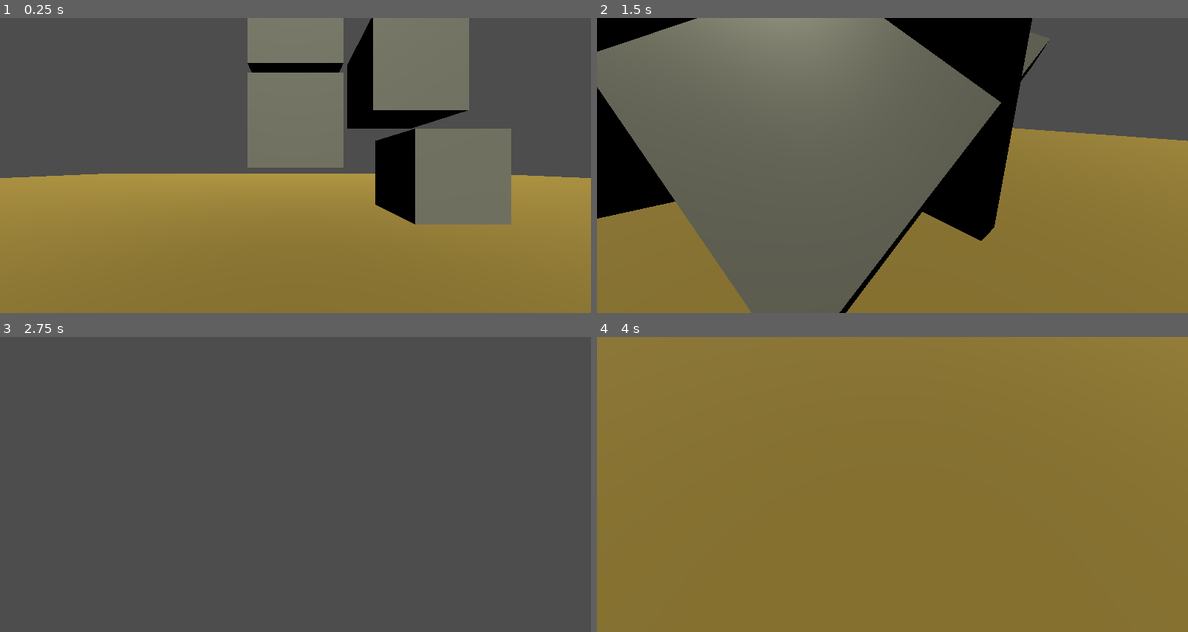
Above: before the commit, frames 1-4 (two rows, left to right).
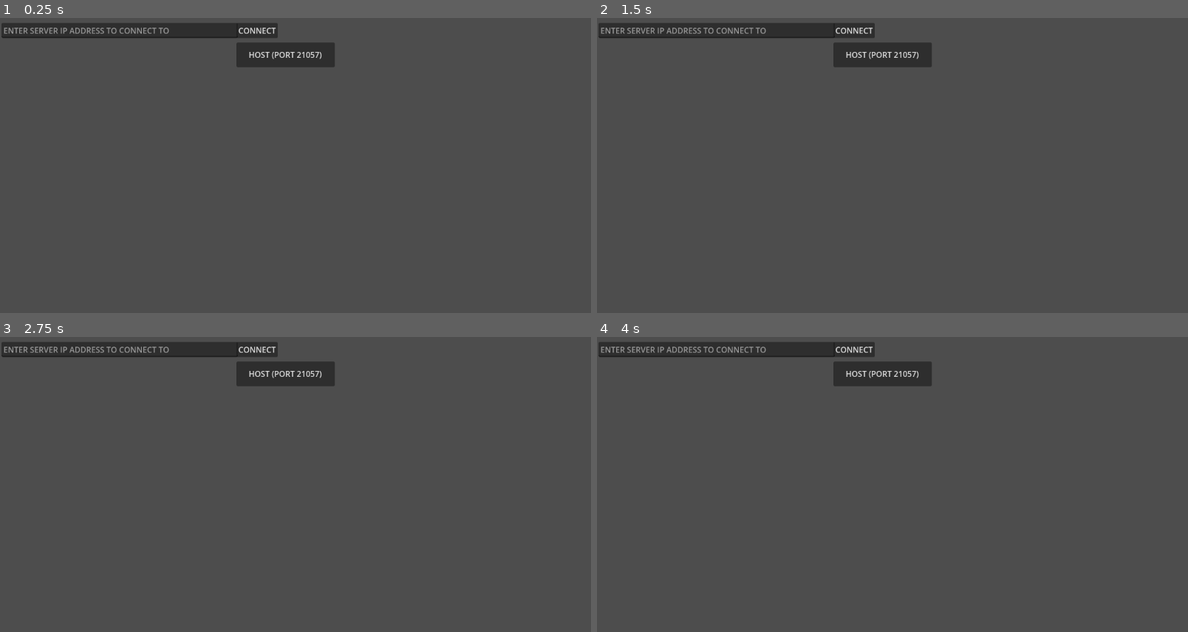
Above: after the commit, the same moments.

Repository: extract/over-fort-2
Game: Godot game, scene res://scenes/menu/menu.tscn
Same seed, same stepped clock (60 frames per second), same inputs: the game is played once before the commit and once after it. Before the commit the project starts from res://scenes/maps/local_test/local_test_map.tscn.
Inputs (mouse positions are in pixels of both pictures, inside the frame that each line leads up to):
- Up to frame 1 (0.25 s): no input
- Up to frame 2 (1.5 s): move the mouse to (1022, 150) at 0.52 s; hold D (right) 0.53-1.28 s; tap E (e) at 0.6, 1.35 s; tap Space (jump) at 0.77 s; move the mouse to (774, 180) at 1.27 s; hold S (backward) from 1.28 s (still down)
- Up to frame 3 (2.75 s): tap Space (jump) at 1.52 s; move the mouse to (354, 419) at 2.02 s; release S (backward) at 2.03 s; hold D (right) from 2.03 s (still down); right-click (354, 419) at 2.1 s; tap E (e) at 2.3 s
- Up to frame 4 (4 s): move the mouse to (862, 543) at 2.77 s; release D (right) at 2.78 s; hold W (forward) 2.78-3.53 s; tap E (e) at 2.85, 3.6 s; tap Space (jump) at 3.02, 3.77 s; move the mouse to (1069, 528) at 3.52 s; hold A (left) from 3.53 s (still down)

The runs differ from the first frame. In frame 1, 68% of the frame differs, in the area x 0-100%, y 0-100%; in frame 2, 62%; in frame 3, 3.4%; in frame 4, 100%.
Error after the commit: Parse Error: Variable "mouse_sensitivity" has the same name as a previously declared variable. (res://scenes/player/player.gd:17)

Commit message:
update authority further

Diff:
--- a/project.godot
+++ b/project.godot
@@ -11,7 +11,7 @@
 [application]
 
 config/name="OverFort2"
-run/main_scene="uid://dqhhnv08q6fe6"
+run/main_scene="uid://cho0rrlnqk2wt"
 config/features=PackedStringArray("4.5", "Forward Plus")
 config/icon="res://icon.svg"
 
--- a/scenes/game/Game.tscn
+++ b/scenes/game/Game.tscn
@@ -6,3 +6,9 @@
 [node name="Game" type="Node3D"]
 script = ExtResource("1_klkup")
 defaultPlayerScene = ExtResource("2_m44fu")
+
+[node name="Network" type="Node3D" parent="."]
+
+[node name="MultiplayerSpawner" type="MultiplayerSpawner" parent="."]
+_spawnable_scenes = PackedStringArray("uid://dn6ln2qk6dbtr")
+spawn_path = NodePath("../Network")
--- a/scenes/game/game.gd
+++ b/scenes/game/game.gd
@@ -4,6 +4,7 @@
 @export var defaultPlayerScene : PackedScene
 var players = {}
 var heroPlayers = {}
+var mapInstance;
 
 func set_map(packedScene_):
 	packedScene = packedScene_
@@ -11,26 +12,49 @@
 func set_players(players_):
 	players = players_
 
+func create_players(players_):
+	#$MultiplayerSpawner.spawn_function = spawn_player
+	for idx in players:
+		var hero = spawn_player(idx)
+		hero._activate_camera.rpc_id(idx)
+
+func spawn_player(idx) -> Node:
+	#var heroName = players[idx].get("hero")
+	var hero = null
+	#if heroName == "default":
+	hero = defaultPlayerScene.instantiate()
+	hero.name = "player_" + str(idx)
+	hero.set_multiplayer_authority(idx)
+	$Network.add_child(hero)
+
+	heroPlayers[idx] = hero
+	return hero
+
 func _ready():
 	# Preconfigure game.
 	print_debug("ready")
-	var mapInstance = packedScene.instantiate()
+	mapInstance = packedScene.instantiate()
 	get_node("/root/Game").add_child(mapInstance)
+
+
 	get_node("/root/Menu/MultiplayerSetup").player_loaded.rpc_id(1) # Tell the server that this peer has loaded.
 
-	mapInstance.consume_next_spawn_point()
-	for idx in players:
-		var heroName = players[idx].get("hero")
-		var hero = null
-		if heroName == "default":
-			hero = defaultPlayerScene.instantiate()
-		heroPlayers.set(players[idx], hero)
-	#for idx in heroPlayers:
-		#heroPlayers.get(idx).global_transform.origin = mapInstance.consume_next_spawn_point().get_global_position()
-
+	print("_ready...")
 
 # Called only on the server.
 func start_game():
 	print_debug("start_game")
+	var i = 0
+	create_players(players)
+	for idx in players:
+		var hero = heroPlayers[idx]
+		var spawnPoint = mapInstance.quick_func_thing(i).get_global_position()
+		hero._set_spawn_point.rpc(spawnPoint)
+		hero._set_global_position.rpc(spawnPoint)
+		#hero._set_my_id.rpc(idx)
+
+		#hero._activate_camera.rpc_id(idx)
+		i += 1
+
 	pass
 	# All peers are ready to receive RPCs in this scene.
--- a/scenes/maps/test_map/test_map.gd
+++ b/scenes/maps/test_map/test_map.gd
@@ -1,7 +1,15 @@
 extends Node
 
+@export var SpawnList : Array[Node3D]
+
+
+func quick_func_thing(idx) -> Node3D:
+	return SpawnList[idx % SpawnList.size()]
+
+
 func consume_next_spawn_point() -> Node3D:
-	return $Spawn1
+	return null
+	#return quick_func_thing(idx)
 
 func get_spawn_points() -> Array[Node3D]:
 	return [null]
--- a/scenes/maps/test_map/test_map.tscn
+++ b/scenes/maps/test_map/test_map.tscn
@@ -5,8 +5,9 @@
 [ext_resource type="PackedScene" uid="uid://hty8edbtyqdb" path="res://scenes/shapes/static/floor_100_x_100.tscn" id="3_38prr"]
 [ext_resource type="PackedScene" uid="uid://dgsrfg1p7easw" path="res://scenes/shapes/dynamic/box.tscn" id="3_o3n0h"]
 
-[node name="TestMap" type="Node"]
+[node name="TestMap" type="Node" node_paths=PackedStringArray("SpawnList")]
 script = ExtResource("1_vki1u")
+SpawnList = [NodePath("Spawn1"), NodePath("Spawn2"), NodePath("Spawn3")]
 
 [node name="DirectionalLight3D" type="DirectionalLight3D" parent="."]
 transform = Transform3D(1, 0, 0, 0, 0.5465113, 0.83745176, 0, -0.83745176, 0.5465113, 0, 7.6711407, 7.299741)
--- a/scenes/menu/menu.tscn
+++ b/scenes/menu/menu.tscn
@@ -11,8 +11,6 @@
 [sub_resource type="SceneReplicationConfig" id="SceneReplicationConfig_r8yej"]
 
 [node name="Menu" type="Node3D"]
-
-[node name="Network" type="Node" parent="."]
 
 [node name="Menu" type="Control" parent="."]
 layout_mode = 3
@@ -56,10 +54,6 @@
 text = "HOST (PORT 21057)"
 script = ExtResource("2_mcvr8")
 
-[node name="MultiplayerSpawner" type="MultiplayerSpawner" parent="."]
-_spawnable_scenes = PackedStringArray("uid://dn6ln2qk6dbtr", "uid://cyjfreye6e0em")
-spawn_path = NodePath("../Network")
-
 [node name="MultiplayerSetup" type="Node" parent="."]
 script = ExtResource("6_r8yej")
 startMap = ExtResource("3_e0arn")
@@ -70,7 +64,5 @@
 [node name="MultiplayerSynchronizer" type="MultiplayerSynchronizer" parent="MultiplayerSetup"]
 replication_config = SubResource("SceneReplicationConfig_r8yej")
 
-[node name="Node" type="Node" parent="."]
-
 [connection signal="pressed" from="Menu/Client/Button" to="Menu/Client/Button" method="_on_pressed"]
 [connection signal="pressed" from="Menu/Server/Button" to="Menu/Server/Button" method="_on_pressed"]
--- a/scenes/menu/multiplayer.gd
+++ b/scenes/menu/multiplayer.gd
@@ -4,7 +4,6 @@
 @export var playerScene : PackedScene
 @export var lobbyScene : PackedScene
 @export var gameScene : PackedScene
-@onready var networkNode = $"../Network"
 @onready var menuNode = (($"../Menu") as Control)
 @onready var lobbyInstance
 const MAX_CLIENTS = 8
@@ -113,7 +112,8 @@
 	multiplayer.multiplayer_peer.set_refuse_new_connections(true) ## TODO DIDNT WORK
 	lobbyInstance.hide_ui()
 	lobbyInstance.visible = false
-	load_game.rpc("res://scenes/game/Game.tscn")
+	if multiplayer.is_server():
+		load_game.rpc("res://scenes/game/Game.tscn")
 	pass
 
 @rpc("any_peer", "call_local", "reliable")
@@ -125,7 +125,7 @@
 			$/root/Game.start_game()
 			players_loaded = 0
 
-@rpc("call_local", "reliable")
+@rpc("authority", "call_local", "reliable")
 func load_game(game_scene_path):
 	var gameInstance = gameScene.instantiate()
 	gameInstance.set_map(startMap)
--- a/scenes/player/player.gd
+++ b/scenes/player/player.gd
@@ -6,6 +6,28 @@
 
 @export var mouse_sensitivity = 0.01
 @export var team = 1
+var my_id : int;
+
+@rpc("authority", "call_local", "reliable")
+func _set_my_id(_my_id):
+	#set_multiplayer_authority(_my_id)
+	my_id = _my_id
+	print("setting %s" % _my_id)
+
+@export var mouse_sensitivity = 0.01
+var spawn_point : Vector3
+
+@rpc("authority", "call_local", "reliable")
+func _set_global_position(newGlobalPos):
+	global_transform.origin = newGlobalPos
+
+@rpc("authority", "call_local", "reliable")
+func _set_spawn_point(newGlobalPos):
+	spawn_point = newGlobalPos
+
+@rpc("authority", "call_local", "reliable")
+func _activate_camera():
+	$Camera3D.make_current()
 
 func _unhandled_input(event: InputEvent) -> void:
 	if event is InputEventMouseMotion:
@@ -15,7 +37,9 @@
 		get_tree().quit()
 
 func _physics_process(delta: float) -> void:
-
+	if !is_multiplayer_authority():
+		print("should not happen!")
+		return
 	# Add the gravity.
 	if not is_on_floor():
 		velocity += get_gravity() * delta
